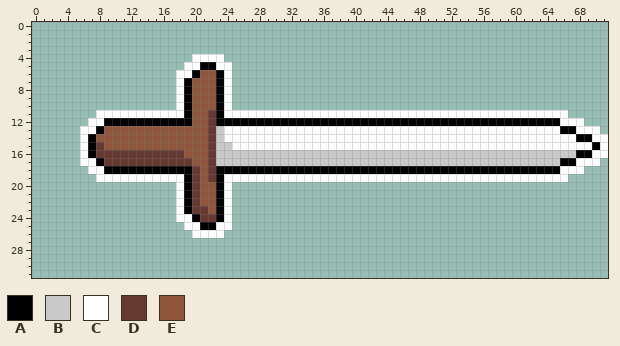
Pixel-art file -- Sword.aseprite. The picture above was drawn from the file before the commit.
72x32 pixels, 1 frame.
Palette (. is transparent): A #000000  B #c9c9c9  C #ffffff  D #663931  E #8f563b
New version:
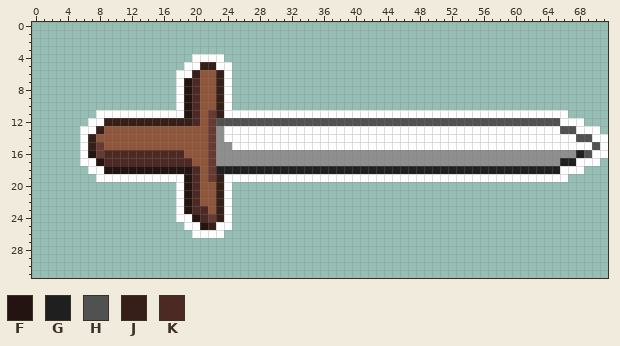
Colours new in this view: F #241411  G #1f1f1f  H #515151  J #361e19  K #4c2923
What changed:
Colour B changes from #c9c9c9 to #8f8f8f.
Colour F replaces colour A in rows 7 to 11 at x 19; in row 16 at x 7; in row 17 at x 8; in row 18 at x 9 to 19; in rows 19 to 23 at x 19; in row 24 at x 20.
Colour F replaces colour A in row 25 at x 21.
Colour G replaces colour A in row 16 at x 68; in row 17 at x 66 to 67; in row 18 at x 23 to 65.
Colour H replaces colour A in row 12 at x 23 to 65; in row 13 at x 66 to 67; in row 14 at x 68 to 69; in row 15 at x 70; in row 16 at x 69.
Colour J replaces colour A in row 5 at x 21 to 22; in row 6 at x 20 and 23; in rows 7 to 11 at x 23; in row 12 at x 9 to 19; in row 13 at x 8; in rows 14 to 15 at x 7.
Colour J replaces colour A in rows 19 to 24 at x 23; in row 25 at x 22.
Colour K replaces colour D in row 16 at x 9 to 18; in row 17 at x 9 to 19; in rows 18 to 22 at x 20; in row 23 at x 20 to 21; in row 24 at x 21.
Colour K replaces colour E in rows 7 to 12 at x 20.
Pixel boxes of the changes (left, top, right, bottom) in both pictures:
changed: (88, 62, 600, 230)
